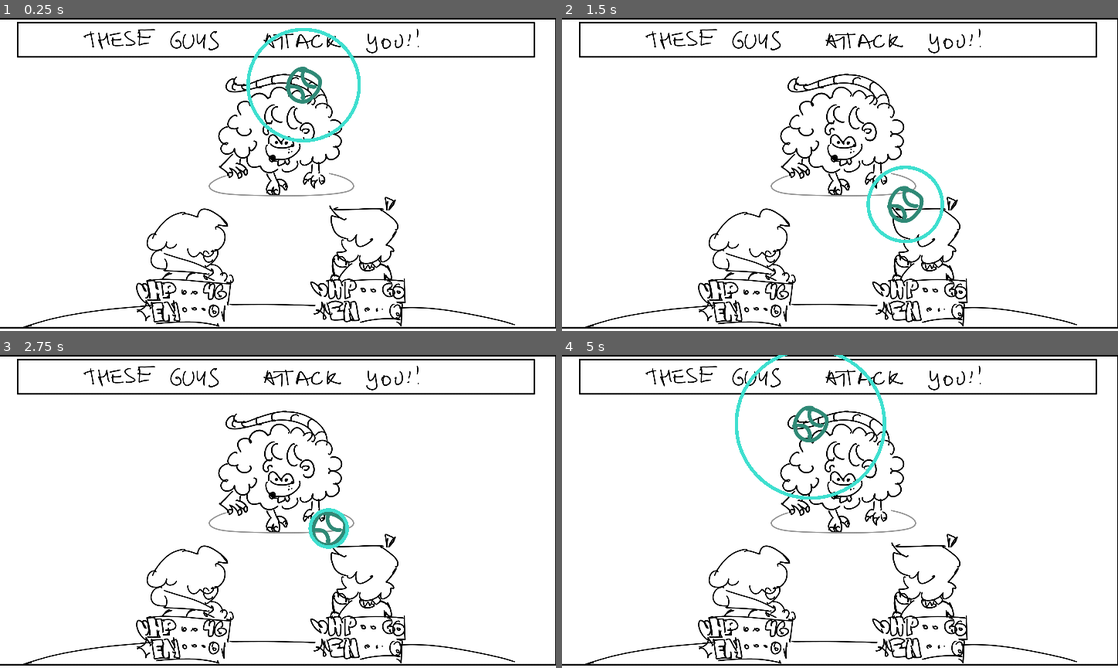
Above: before the commit, frames 1-4 (two rows, left to right).
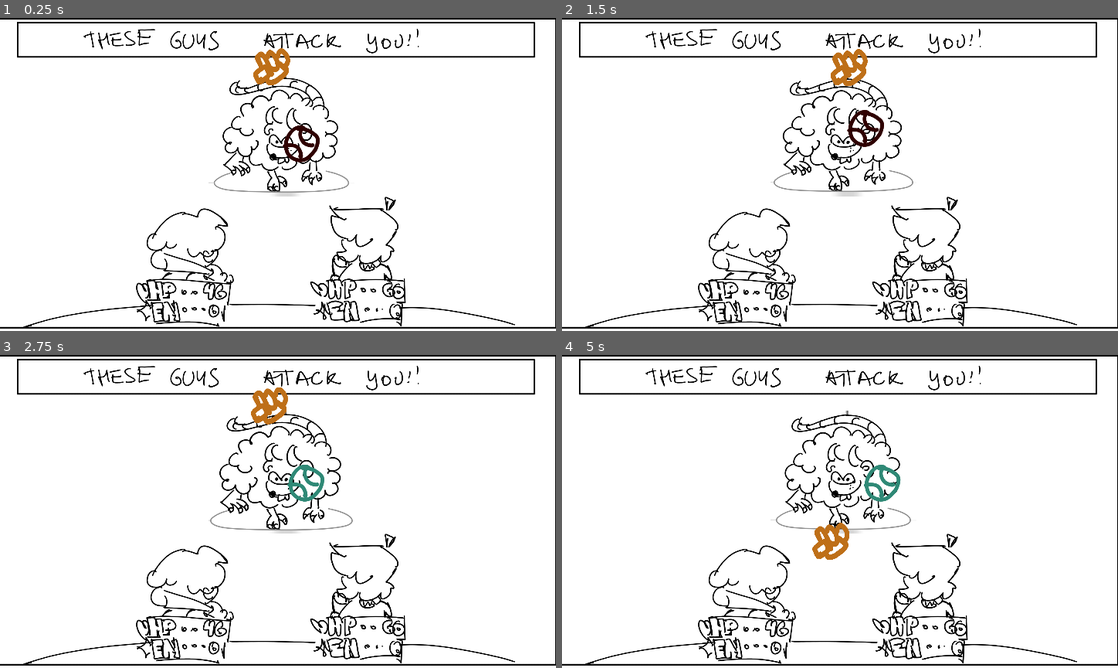
Above: after the commit, the same moments.

Repository: mrpedrobraga/dreamtone_prototypes
Game: Godot game, scene res://BattleScene.tscn
The game is run twice, just before and just after one commit, with the same random seed, the same clock (stepped at 60 frames per second) and the same inputs.
Inputs:
- Up to frame 1 (0.25 s): no input
- Up to frame 2 (1.5 s): hold Right (ui_right) 0.53-1.28 s; tap Z (OK, bound only before the commit) at 0.6, 1.35 s; hold Down (ui_down) from 1.28 s (still down)
- Up to frame 3 (2.75 s): release Down (ui_down) at 2.03 s; hold Right (ui_right) from 2.03 s (still down); tap Z (OK, bound only before the commit) at 2.1 s
- Up to frame 4 (5 s): release Right (ui_right) at 2.78 s; hold Up (ui_up) 2.78-3.53 s; tap Z (OK, bound only before the commit) at 2.85, 3.6, 4.35 s; hold Left (ui_left) from 3.53 s (still down)

The runs differ from the first frame. In frame 1, 4.0% of the frame differs, in the area x 37-65%, y 3-58%; in frame 2, 3.9%; in frame 3, 3.3%; in frame 4, 4.1%, in the area x 31-64%, y 0-66%.

Commit message:
clean: Cleaned up the code.

Diff:
--- a/Attack.gd
+++ b/Attack.gd
@@ -1,6 +1,9 @@
 extends Control
 
-var indicator = preload('res://assets/ball.png')
+export var indicator_texture: Texture
+
+# -- The different attack types...
+#    in the game, only one of those will be implemented.
 
 enum AttackType {
 	HORIZONTAL_SLIDER,
@@ -9,64 +12,67 @@
 }
 export(AttackType) var attack_mode
 
+# -- the action associated with this target
+
+export var action = "B"
+export(float, 0.0, 1.0) var time_offset = 0.0
+
 signal hit
 signal miss
 
-var time_offset = 0
-var timer = 1
-var timer_max = 1
-var horizontal_offset = 0
-var vertical_offset = 0
+var time_since_beginning = 0 # time since start of this qte
+var timer = 1       # timer for the qte to end
+var timer_max = 1   # the value the timer gets reset to
 
+# The position of the indicator on screen.
+# Different attack types do different things with this.
+var indicator_position: Vector2
+
+# When this is true, attacking will cause a hit!
+# Otherwise, it *may* miss.
 var hitting_window = false
 
 func _ready() -> void:
 	_begin()
 
+# Resets the attack
 func _begin():
-	time_offset = 0
+	time_since_beginning = 0
 	timer = timer_max
 
 	if attack_mode == AttackType.SHRINKING_CIRCLE:
-		horizontal_offset = (randf() - 0.5) * rect_size.x
-		vertical_offset = (randf() - 0.5) * rect_size.y
+		indicator_position.x = (randf() - 0.5) * rect_size.x
+		indicator_position.y = (randf() - 0.5) * rect_size.y
 
 func _process(delta):
-	time_offset += delta
+	time_since_beginning += delta
 	timer -= delta
 
-	if timer < 0:
-		if attack_mode == AttackType.SHRINKING_CIRCLE:
+	# You'll hit your attack if you do so when the indicator is inside the hitbox.
+	hitting_window = $Hitbox.get_rect().has_point(indicator_position)
+
+	if attack_mode == AttackType.SHRINKING_CIRCLE:
+		# Auto attack when the shrinking circle reaches its target size.
+		if timer < 0 or Input.is_action_just_pressed(action):
 			_attack()
-		_begin()
-	elif Input.is_action_just_pressed('OK'):
-		if _attack():
-			if attack_mode == AttackType.SHRINKING_CIRCLE:
-				_begin()
-
-	hitting_window = false
+			_begin()
+	# Otherwise, wait for input to attack.
+	elif Input.is_action_just_pressed(action):
+		_attack()
 
 	#--- LINEAR ---#
 	match attack_mode:
 		AttackType.HORIZONTAL_SLIDER:
-			horizontal_offset = 32 * cos(time_offset * 5)
-			vertical_offset = 4 * sin(time_offset * 3) # This is just for fun
-
-			if $Hitbox.get_rect().has_point(Vector2(horizontal_offset, vertical_offset)+rect_size/2):
-				hitting_window = true
+			var angle = 0
+			indicator_position = Vector2(32 * cos(time_since_beginning * 5 + time_offset * TAU), 4 * sin(time_since_beginning * 3)).rotated(angle)
+			indicator_position += rect_size / 2
 		AttackType.VERTICAL_SLIDER:
-			vertical_offset = 24 * cos(time_offset * 5)
-			horizontal_offset = 4 * sin(time_offset * 3) # This is just for fun
-
-			if $Hitbox.get_rect().has_point(Vector2(horizontal_offset, vertical_offset)+rect_size/2):
-				hitting_window = true
+			var angle = TAU / 4
+			indicator_position = Vector2(32 * cos(time_since_beginning * 5 + time_offset * TAU), 4 * sin(time_since_beginning * 3)).rotated(angle)
+			indicator_position += rect_size / 2
 		AttackType.SHRINKING_CIRCLE:
 			var vector = Input.get_vector('ui_left', 'ui_right', 'ui_up', 'ui_down')
-			horizontal_offset += vector.x
-			vertical_offset += vector.y
-
-			if $Hitbox.get_rect().has_point(Vector2(horizontal_offset, vertical_offset)+rect_size/2):
-				hitting_window = true
+			indicator_position += vector
 
 	update()
 
@@ -78,25 +84,20 @@
 			emit_signal('miss')
 			return false
 
-
 func _draw() -> void:
-	var center = rect_size/2
-
-	var indicator_position = center +\
-		Vector2.RIGHT * horizontal_offset +\
-		Vector2.DOWN * vertical_offset
-
 	_draw_indicator(
 		indicator_position
 	)
 
+func _draw_indicator(where: Vector2):
+	var _indicator_size = Vector2(16, 16)
+	var _indicator_color = Color.white
+
+	# Making sure to draw it centered!
+	if hitting_window:
+		_indicator_color = Color.red
+	draw_texture_rect(indicator_texture,  Rect2(where - _indicator_size / 2, _indicator_size), false, _indicator_color)
+
 	if attack_mode == AttackType.SHRINKING_CIRCLE:
-		var radius = 32 * (timer_max - (time_offset - floor(time_offset)))
-		draw_arc(indicator_position, radius, 0, TAU, 64, Color.turquoise, 1.5)
-
-func _draw_indicator(where: Vector2):
-	var size = Vector2(16, 16)
-	var color = Color.white
-	if hitting_window:
-		color = Color.yellow
-	draw_texture_rect(indicator, Rect2(where - size / 2, size), false, color)
+		var radius = 32 * (timer_max - (time_since_beginning - floor(time_since_beginning)))
+		draw_arc(where, radius, 0, TAU, 64, Color.turquoise, 1.5)
--- a/BattleScene.tscn
+++ b/BattleScene.tscn
@@ -9,6 +9,25 @@
 [ext_resource path="res://BattleScene.gd" type="Script" id=7]
 [ext_resource path="res://assets/snd_hit.wav" type="AudioStream" id=8]
 [ext_resource path="res://BAM.gd" type="Script" id=9]
+[ext_resource path="res://assets/ball.png" type="Texture" id=10]
+[ext_resource path="res://assets/punch.png" type="Texture" id=11]
+
+[sub_resource type="Shader" id=1]
+code = "shader_type canvas_item;
+
+void fragment() {
+	vec2 uv = UV;
+	uv -= 0.5;
+
+	uv.x *= 1.05 + 0.03 * sin(TIME * 4.0);
+	uv.y *= 1.05 + 0.03 * cos(TIME * 4.0);
+
+	uv += 0.5;
+	COLOR = texture(TEXTURE, uv);
+}"
+
+[sub_resource type="ShaderMaterial" id=2]
+shader = SubResource( 1 )
 
 [node name="Node2D" type="Control"]
 pause_mode = 2
@@ -58,6 +77,7 @@
 stretch_mode = 6
 
 [node name="EnemieRatmare" type="TextureRect" parent="."]
+material = SubResource( 2 )
 margin_left = 90.0
 margin_top = 24.0
 margin_right = 153.0
@@ -72,7 +92,7 @@
 margin_right = 154.0
 margin_bottom = 79.0
 script = ExtResource( 3 )
-attack_mode = 2
+indicator_texture = ExtResource( 10 )
 
 [node name="Hitbox" type="Control" parent="Attack"]
 margin_left = 27.0
@@ -80,5 +100,25 @@
 margin_right = 48.0
 margin_bottom = 38.0
 
+[node name="Attack2" type="Control" parent="."]
+pause_mode = 1
+margin_left = 86.0
+margin_top = 24.0
+margin_right = 154.0
+margin_bottom = 79.0
+script = ExtResource( 3 )
+indicator_texture = ExtResource( 11 )
+attack_mode = 1
+action = "A"
+time_offset = 0.25
+
+[node name="Hitbox" type="Control" parent="Attack2"]
+margin_left = 27.0
+margin_top = 20.0
+margin_right = 48.0
+margin_bottom = 38.0
+
 [connection signal="hit" from="Attack" to="." method="_on_Attack_hit"]
 [connection signal="miss" from="Attack" to="." method="_on_Attack_miss"]
+[connection signal="hit" from="Attack2" to="." method="_on_Attack_hit"]
+[connection signal="miss" from="Attack2" to="." method="_on_Attack_miss"]
--- a/project.godot
+++ b/project.godot
@@ -25,9 +25,16 @@
 
 [input]
 
-OK={
+B={
 "deadzone": 0.5,
 "events": [ Object(InputEventKey,"resource_local_to_scene":false,"resource_name":"","device":0,"alt":false,"shift":false,"control":false,"meta":false,"command":false,"pressed":false,"scancode":0,"physical_scancode":90,"unicode":0,"echo":false,"script":null)
+, Object(InputEventJoypadButton,"resource_local_to_scene":false,"resource_name":"","device":0,"button_index":0,"pressure":0.0,"pressed":false,"script":null)
+ ]
+}
+A={
+"deadzone": 0.5,
+"events": [ Object(InputEventKey,"resource_local_to_scene":false,"resource_name":"","device":0,"alt":false,"shift":false,"control":false,"meta":false,"command":false,"pressed":false,"scancode":88,"physical_scancode":0,"unicode":0,"echo":false,"script":null)
+, Object(InputEventJoypadButton,"resource_local_to_scene":false,"resource_name":"","device":0,"button_index":1,"pressure":0.0,"pressed":false,"script":null)
  ]
 }
 
Not shown: 1 places in BattleScene.tscn that only renumber resources
Binary file added: assets/punch.png
Not shown, added: assets/punch.png.import
